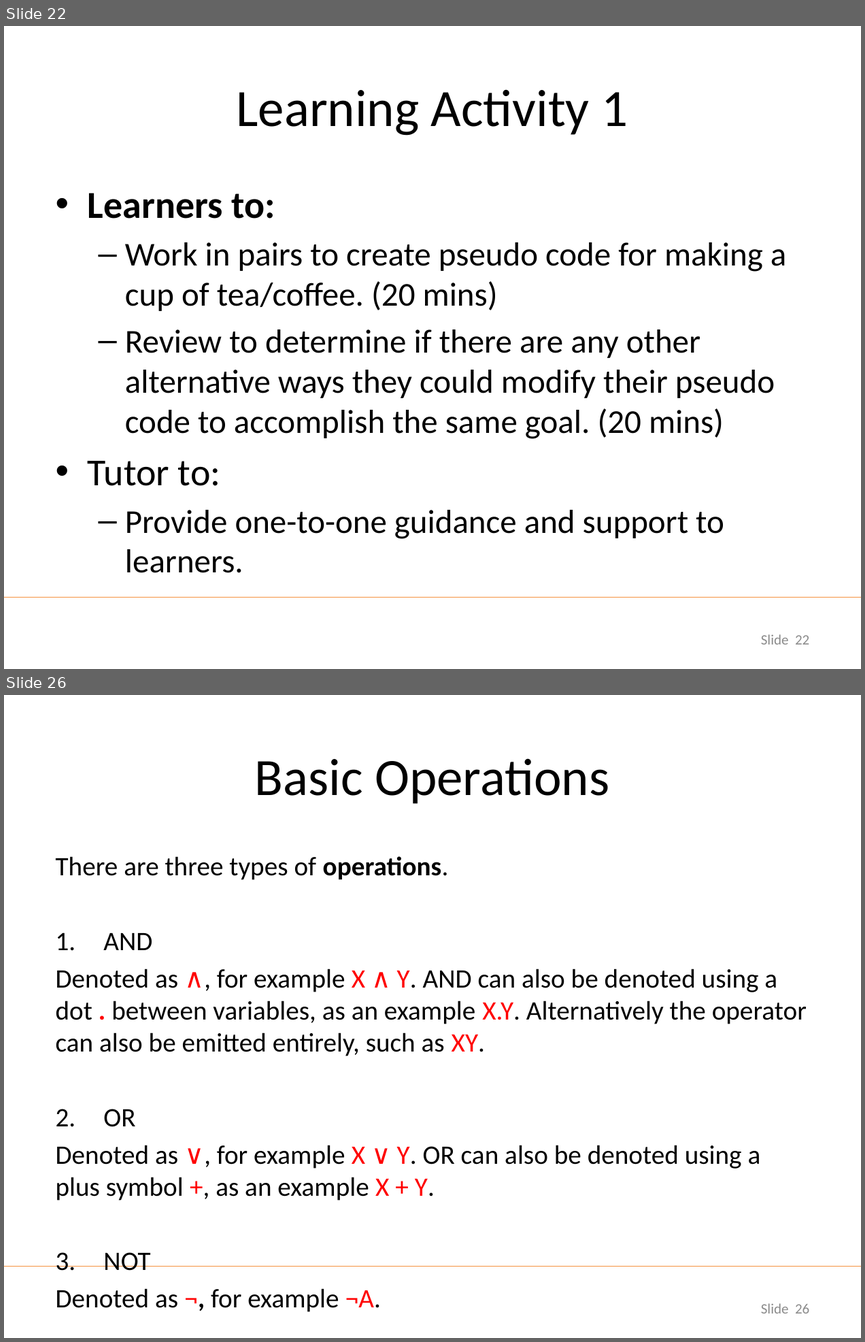
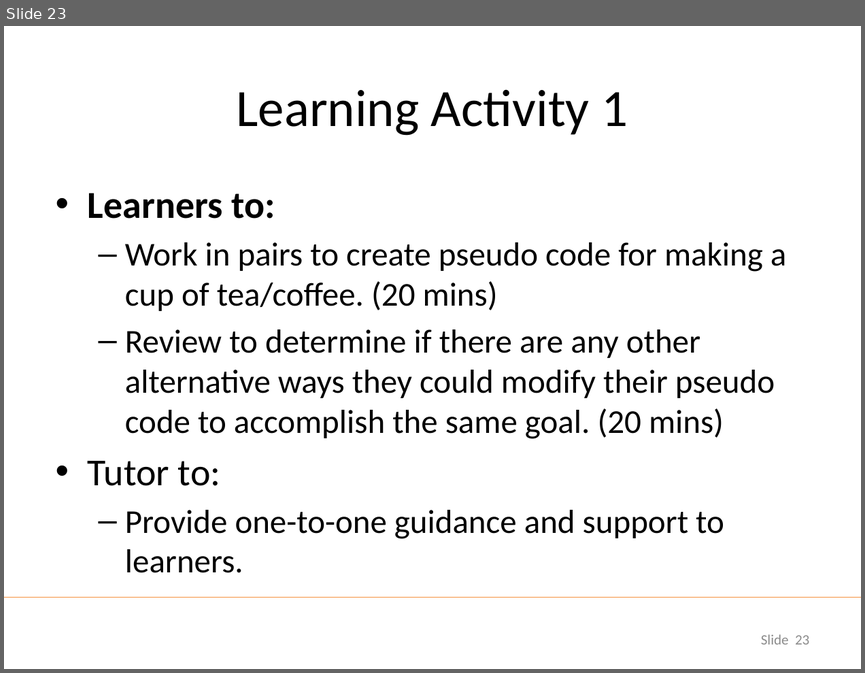
Before and after one commit to udohsolomon/lecture_slide_programming, a slide deck: week_1/Week 1 Day 1.pptx. Shown one above the other, each under a label of ours: slides 22 and 26 before the commit, slide 23 after it; the slides between them are not shown. The pictures are 865x1342 and 865x673 pixels, drawn with LibreOffice and Linux fonts; fonts in the diff are those of the drawing; background and template pictures are left out. Boxes give left, top, right and bottom in pixels: in the first picture for what was removed or moved away, otherwise in the second. Text is boxed around its words. In the diff, an @@ line names an element or a change of style, - is before the commit and + after.

```diff
--- a/week_1/Week 1 Day 1.pptx
+++ b/week_1/Week 1 Day 1.pptx
@@ slide 26 removed at (4, 695, 861, 1338), background picture (left out); not listed: 1 template element that a slide beside it also shows @@
@@ title removed at (255, 758, 609, 804) @@
-Basic Operations
@@ text removed at (56, 856, 806, 1270) @@
-There are three types of operations.
-1. AND
-Denoted as ∧, for example X ∧ Y. AND can also be denoted using a dot . between variables, as an example X.Y. Alternatively the operator can also be emitted entirely, such as XY.
-2. OR
-Denoted as ∨, for example X ∨ Y. OR can also be denoted using a plus symbol +, as an example X + Y.
-3. NOT
-Denoted as ¬, for example ¬A.
@@ page number removed at (761, 1303, 809, 1313) @@
-Slide 26
@@ what was slide 22 is now slide 23 @@
@@ page number at (761, 634, 809, 644): text changed @@
-Slide 22
+Slide 23
```
Also in this commit, not shown: 2 slides added, 13 other slides removed.
